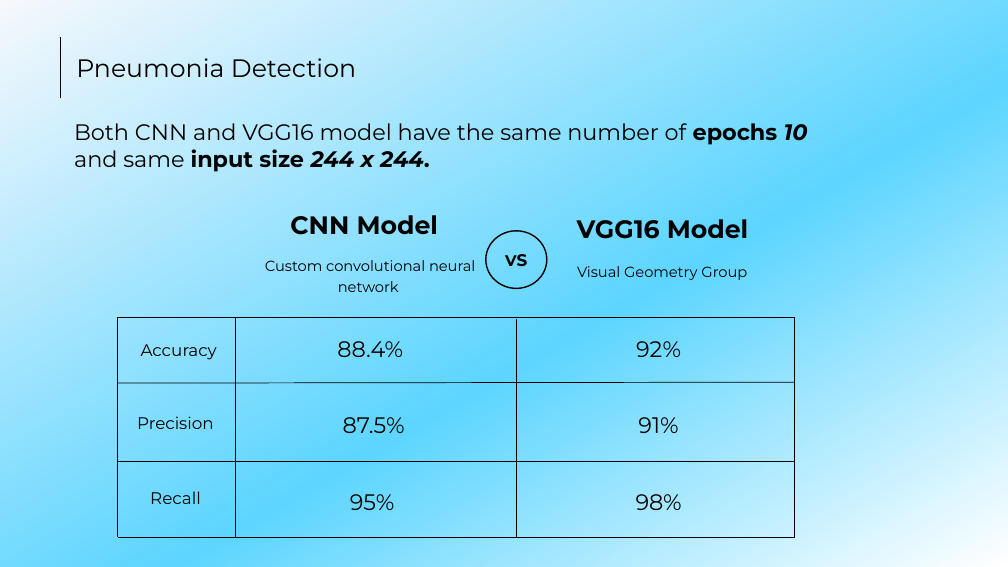
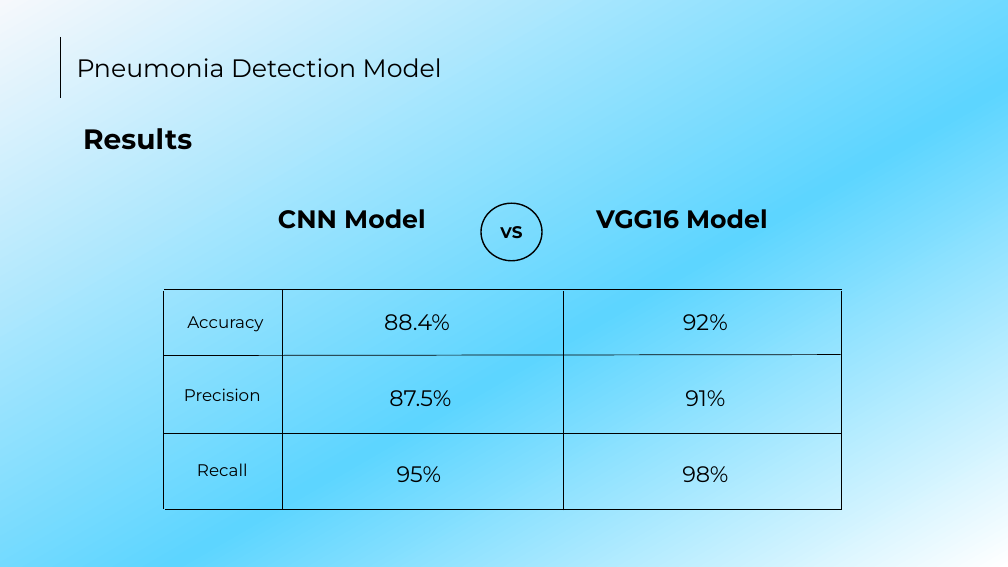
Before and after one commit to MediBooki/Documetion-files, a slide deck: slide 17 of Presentation/Presentation.pptx (slide 15 before the commit). Drawn at 1008x567 pixels with LibreOffice and Linux fonts; fonts in the diff are those of the drawing. Boxes give left, top, right and bottom in pixels: in the first picture for what was removed or moved away, otherwise in the second. Text is boxed around its words. In the diff, an @@ line names an element or a change of style, - is before the commit and + after.

```diff
--- a/Presentation/Presentation.pptx
+++ b/Presentation/Presentation.pptx
@@ text at (77,58,442,77): text changed @@
-Pneumonia Detection
+Pneumonia Detection Model
@@ text at (83,128,192,150): text changed; size 16 to 20 pt; bold on @@
-Both CNN and VGG16 model have the same number of epochs 10 and same input size 244 x 244.
+Results
@@ text "CNN Model": place and size @@
-text "CNN Model" at (290,215,438,235)
+text "CNN Model" at (278,209,425,229)
@@ ellipse "VS": place and size @@
-ellipse "VS" at (486,231,547,288)
+ellipse "VS" at (481,204,542,261)
@@ text "VGG16 Model": place and size @@
-text "VGG16 Model" at (577,219,748,239)
+text "VGG16 Model" at (596,209,767,229)
@@ text removed at (265,260,475,292) @@
-Custom convolutional neural network
@@ text removed at (577,266,747,280) @@
-Visual Geometry Group
@@ 7 lines, 3 texts: place and size @@
-7 lines, 3 texts at (117,318,795,538)
+7 lines, 3 texts at (164,289,842,510)
@@ 5 texts, 1 line: place and size @@
-5 texts, 1 line at (117,382,794,510)
+5 texts, 1 line at (164,355,841,482)
@@ text "87.5%": place and size @@
-text "87.5%" at (343,417,405,433)
+text "87.5%" at (389,390,451,406)
```
Also in this commit, not shown: 4 other slides changed, 5 slides added, 2 slides removed, 1 other file.
